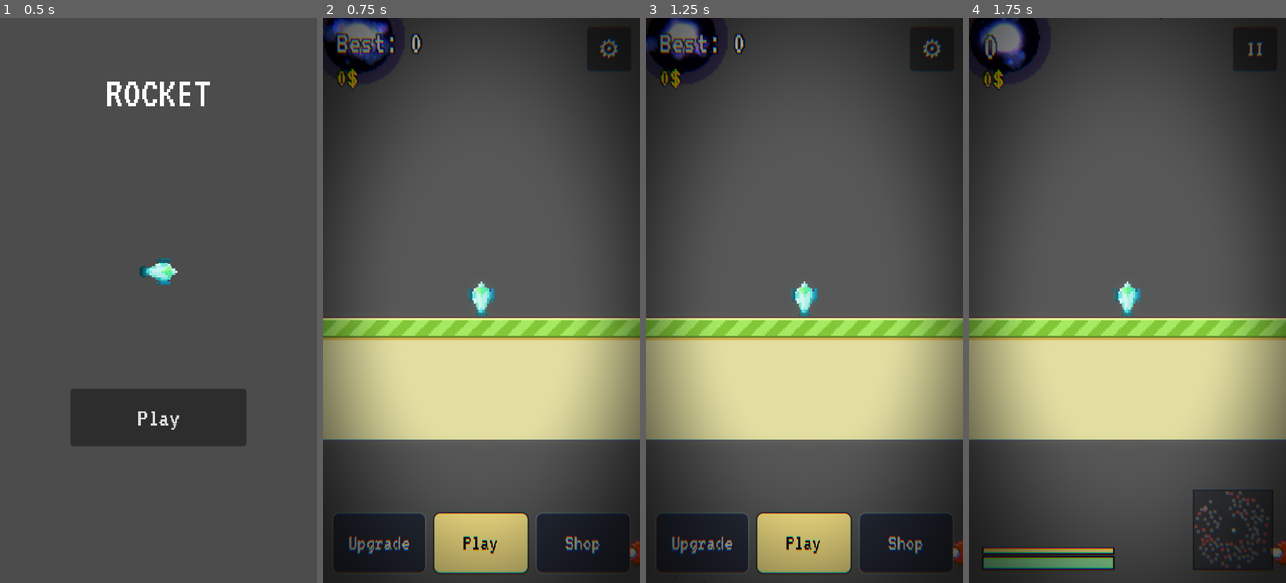
Above: before the commit, frames 1-4 (left to right).
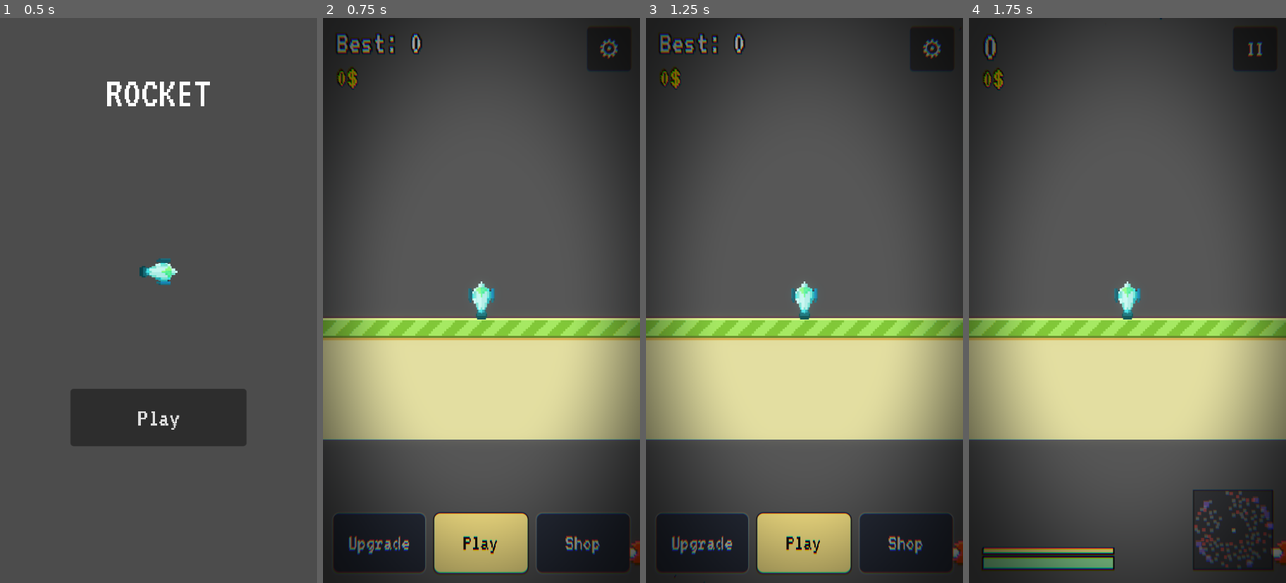
Above: after the commit, the same moments.

Repository: dunkbing/rocket2
Game: Godot game, scene res://main_menu.tscn
The game is run twice, just before and just after one commit, with the same random seed, the same clock (stepped at 60 frames per second) and the same inputs.
Inputs:
- Up to frame 1 (0.5 s): no input
- Up to frame 2 (0.75 s): click "Play" at 0.5 s
- Up to frame 3 (1.25 s): no input
- Up to frame 4 (1.75 s): click "Play" at 1.25 s

Frame 1 is identical in both runs. In frame 2, 1.5% of the frame differs, in the area x 0-52%, y 0-54%; in frame 3, 1.5%; in frame 4, 1.9%, in the area x 0-97%, y 0-98%.

Commit message:
add blackhole collision.

Diff:
--- a/asteroid_spawner.gd
+++ b/asteroid_spawner.gd
@@ -26,6 +26,17 @@
 ]
 ## Extra off-screen distance required before an asteroid can appear/reposition.
 var offscreen_margin: float = 32.0
+
+## Footprint radius for a black hole: nothing else may spawn inside this, so
+## asteroids never appear already caught in the pull field (~pull area radius).
+const _BLACKHOLE_RADIUS: float = 150.0
+## Extra gap (px) kept between a black hole's edge and anything else.
+const _BLACKHOLE_CLEARANCE: float = 40.0
+## Minimum center-to-center distance between any two black holes — keeps them
+## spread across the field instead of clumping.
+const _BLACKHOLE_MIN_SEPARATION: float = 360.0
+## Black holes are pickier to place, so give them more attempts than asteroids.
+const _BLACKHOLE_PLACE_TRIES: int = 40
 
 @onready var _pools: Array[ObjectPool] = [
     $AsteroidPool,
@@ -123,8 +134,9 @@
     var origin: Vector2 = rocket.global_position if rocket else global_position
     var radius: float = _field_object_radius(skip)
     var clearance: float = radius + offscreen_margin
+    var tries: int = _BLACKHOLE_PLACE_TRIES if _is_blackhole(skip) else place_tries
     var best_offscreen: Vector2 = origin
-    for _attempt in place_tries:
+    for _attempt in tries:
         var angle: float = randf() * TAU
         var distance: float = randf_range(spawn_min_radius, spawn_max_radius)
         var candidate_position: Vector2 = origin + Vector2(distance, 0.0).rotated(angle)
@@ -133,9 +145,12 @@
         best_offscreen = candidate_position
         if not _overlaps(candidate_position, skip, radius):
             return candidate_position
-    if best_offscreen != origin:
-        return best_offscreen
-    return _offscreen_fallback(origin, skip, radius, clearance)
+    # No clear ring spot — search outward for one that's both off-screen and
+    # non-overlapping; only settle for an overlapping spot if even that fails.
+    var pushed: Vector2 = _offscreen_fallback(origin, skip, radius, clearance)
+    if not _overlaps(pushed, skip, radius):
+        return pushed
+    return best_offscreen if best_offscreen != origin else pushed
 
 
 ## Find a guaranteed off-screen point when the configured ring is too small
@@ -146,16 +161,26 @@
     radius: float,
     clearance: float
 ) -> Vector2:
+    var tries: int = _BLACKHOLE_PLACE_TRIES if _is_blackhole(skip) else place_tries
     var best: Vector2 = origin
-    for _attempt in place_tries:
+    for _attempt in tries:
         var direction: Vector2 = Vector2.RIGHT.rotated(randf() * TAU)
         var distance: float = maxf(spawn_max_radius, spawn_min_radius)
         var candidate_position: Vector2 = origin + direction * distance
-        while _is_on_screen(candidate_position, clearance):
+        # Push outward until the spot is off-screen AND clear of everything.
+        var guard: int = 0
+        while (
+            _is_on_screen(candidate_position, clearance)
+            or _overlaps(candidate_position, skip, radius)
+        ) and guard < 24:
             distance += 64.0
             candidate_position = origin + direction * distance
+            guard += 1
         best = candidate_position
-        if not _overlaps(candidate_position, skip, radius):
+        if (
+            not _is_on_screen(candidate_position, clearance)
+            and not _overlaps(candidate_position, skip, radius)
+        ):
             return candidate_position
     return best
 
@@ -170,7 +195,13 @@
     return active != false
 
 
+func _is_blackhole(field_object: Node2D) -> bool:
+    return field_object.is_in_group("blackholes")
+
+
 func _field_object_radius(field_object: Node2D) -> float:
+    if _is_blackhole(field_object):
+        return _BLACKHOLE_RADIUS * field_object.scale.x
     var glow_radius: Variant = field_object.get("glow_radius")
     if glow_radius is float or glow_radius is int:
         return float(glow_radius) * field_object.scale.x
@@ -178,10 +209,19 @@
 
 
 func _overlaps(pos: Vector2, skip: Node2D, radius: float) -> bool:
+    var placing_blackhole: bool = _is_blackhole(skip)
     for asteroid in _active:
         if asteroid == skip or not _field_object_active(asteroid):
             continue
         var other_radius: float = _field_object_radius(asteroid)
-        if pos.distance_to(asteroid.global_position) < radius + other_radius + 8.0:
+        var min_distance: float = radius + other_radius + 8.0
+        var other_blackhole: bool = _is_blackhole(asteroid)
+        # Keep extra breathing room around any black hole's pull field...
+        if placing_blackhole or other_blackhole:
+            min_distance = radius + other_radius + _BLACKHOLE_CLEARANCE
+        # ...and force two black holes far apart, not merely non-touching.
+        if placing_blackhole and other_blackhole:
+            min_distance = maxf(min_distance, _BLACKHOLE_MIN_SEPARATION)
+        if pos.distance_to(asteroid.global_position) < min_distance:
             return true
     return false
--- a/black_hole.gd
+++ b/black_hole.gd
@@ -9,11 +9,11 @@
 
 @export_group("Pull")
 ## Pull force applied to the rocket at the edge of the gravity area.
-@export var pull_strength: float = 220.0
+@export var pull_strength: float = 1000.0
 ## Extra pull added near the core.
 @export var pull_core_boost: float = 520.0
 ## Distance from the center where the pull reaches full strength.
-@export var pull_core_radius: float = 24.0
+@export var pull_core_radius: float = 80.0
 
 @export_group("Lightning")
 ## Minimum seconds between lightning flashes.
@@ -38,7 +38,8 @@
 @onready var _inner_particles: GPUParticles2D = $InnerParticles
 @onready var _lightning: Line2D = $Lightning
 @onready var _lightning_timer: Timer = $LightningTimer
-@onready var _pull_area: Area2D = $Area2D
+@onready var _pull_area: Area2D = $PullArea
+@onready var _explode_area: Area2D = $ExplodeArea
 
 
 func _ready() -> void:
@@ -47,6 +48,7 @@
     _lightning.visible = false
     _pull_area.body_entered.connect(_on_pull_area_body_entered)
     _pull_area.body_exited.connect(_on_pull_area_body_exited)
+    _explode_area.body_entered.connect(_on_explode_area_body_entered)
     _lightning_timer.timeout.connect(_flash_lightning)
     _restart_lightning_timer()
 
@@ -110,3 +112,9 @@
 func _on_pull_area_body_exited(body: Node2D) -> void:
     if body is RigidBody2D:
         _pulled_bodies.erase(body)
+
+
+## The rocket reached the deadly core — destroy it.
+func _on_explode_area_body_entered(body: Node2D) -> void:
+    if body.has_method("kill"):
+        body.kill()
--- a/black_hole.tscn
+++ b/black_hole.tscn
@@ -12,6 +12,8 @@
 
 [sub_resource type="GradientTexture2D" id="GradientTexture2D_core"]
 gradient = SubResource("Gradient_core")
+width = 96
+height = 96
 fill = 1
 fill_from = Vector2(0.5, 0.5)
 fill_to = Vector2(0.5, 0)
@@ -47,7 +49,7 @@
 [sub_resource type="ParticleProcessMaterial" id="ParticleProcessMaterial_3mjym"]
 particle_flag_disable_z = true
 emission_shape = 1
-emission_sphere_radius = 48.0
+emission_sphere_radius = 64.0
 spread = 180.0
 initial_velocity_min = 8.0
 initial_velocity_max = 34.0
@@ -66,7 +68,7 @@
 [sub_resource type="ParticleProcessMaterial" id="ParticleProcessMaterial_sjfy6"]
 particle_flag_disable_z = true
 emission_shape = 1
-emission_sphere_radius = 20.0
+emission_sphere_radius = 30.0
 spread = 180.0
 initial_velocity_min = 12.0
 initial_velocity_max = 70.0
@@ -85,7 +87,11 @@
 [sub_resource type="CircleShape2D" id="CircleShape2D_2ueok"]
 radius = 180.0
 
-[node name="BlackHole" type="Node2D" unique_id=1615172418]
+[sub_resource type="CircleShape2D" id="CircleShape2D_duwuw"]
+radius = 25.0
+
+[node name="BlackHole" type="Node2D" unique_id=1615172418 groups=["blackholes"]]
+z_index = 1
 material = SubResource("CanvasItemMaterial_add")
 script = ExtResource("1_sjfy6")
 
@@ -124,8 +130,14 @@
 [node name="LightningTimer" type="Timer" parent="." unique_id=2007540205]
 one_shot = true
 
-[node name="Area2D" type="Area2D" parent="." unique_id=1046599683]
+[node name="PullArea" type="Area2D" parent="." unique_id=1046599683]
 collision_layer = 4
 
-[node name="CollisionShape2D" type="CollisionShape2D" parent="Area2D" unique_id=1319067467]
+[node name="CollisionShape2D" type="CollisionShape2D" parent="PullArea" unique_id=1319067467]
 shape = SubResource("CircleShape2D_2ueok")
+
+[node name="ExplodeArea" type="Area2D" parent="." unique_id=709539254]
+collision_layer = 8
+
+[node name="CollisionShape2D" type="CollisionShape2D" parent="ExplodeArea" unique_id=1464664508]
+shape = SubResource("CircleShape2D_duwuw")
--- a/game_state.gd
+++ b/game_state.gd
@@ -19,12 +19,41 @@
 ## it can be raised by upgrades later; the asteroid spawner reads it on each hit.
 @export_range(0.0, 1.0, 0.05) var asteroid_split_chance: float = 0.25
 
+## Audio settings (persisted). Mirrored onto the SFX / Music buses.
+var sound_enabled: bool = true
+var music_enabled: bool = true
+
 
 func _ready() -> void:
     add_to_group("game_state")
     _load()
+    _apply_audio()  # mute/unmute the buses to match the loaded settings
     # Defer so the HUD has joined the "hud" group before we push to it.
     _push.call_deferred()
+
+
+## Persist + apply the sound-effects toggle (called by the HUD checkbox).
+func set_sound_enabled(on: bool) -> void:
+    sound_enabled = on
+    _apply_audio()
+    _save()
+
+
+## Persist + apply the music toggle (called by the HUD checkbox).
+func set_music_enabled(on: bool) -> void:
+    music_enabled = on
+    _apply_audio()
+    _save()
+
+
+## Mirror the current settings onto the audio buses.
+func _apply_audio() -> void:
+    var sfx: int = AudioServer.get_bus_index("SFX")
+    var music: int = AudioServer.get_bus_index("Music")
+    if sfx != -1:
+        AudioServer.set_bus_mute(sfx, not sound_enabled)
+    if music != -1:
+        AudioServer.set_bus_mute(music, not music_enabled)
 
 
 ## Add an asteroid's reward when it's destroyed (called via the group).
@@ -44,20 +73,25 @@
     get_tree().call_group("hud", "set_coin", coin)
     get_tree().call_group("hud", "set_high_score", high_score)
     get_tree().call_group("hud", "set_total_coin", total_coin)
+    get_tree().call_group("hud", "set_audio_settings", sound_enabled, music_enabled)
 
 
-## Read the persisted high score / total coins from disk.
+## Read the persisted high score / total coins / audio settings from disk.
 func _load() -> void:
     var cfg := ConfigFile.new()
     if cfg.load(SAVE_PATH) != OK:
         return  # no save yet — keep the defaults
     high_score = int(cfg.get_value("stats", "high_score", 0))
     total_coin = int(cfg.get_value("stats", "total_coin", 0))
+    sound_enabled = bool(cfg.get_value("audio", "sound", true))
+    music_enabled = bool(cfg.get_value("audio", "music", true))
 
 
-## Write the persisted stats back to disk.
+## Write the persisted stats + audio settings back to disk.
 func _save() -> void:
     var cfg := ConfigFile.new()
     cfg.set_value("stats", "high_score", high_score)
     cfg.set_value("stats", "total_coin", total_coin)
+    cfg.set_value("audio", "sound", sound_enabled)
+    cfg.set_value("audio", "music", music_enabled)
     cfg.save(SAVE_PATH)
--- a/hud.gd
+++ b/hud.gd
@@ -57,10 +57,8 @@
     ChargeBar.value = 1.0
     FuelBar.value = 1.0
     _select_bottom_tab("play")
-    # Sync the checkboxes to the current bus state BEFORE wiring `toggled`, so
-    # the initial assignment doesn't re-trigger the handlers.
-    SoundCheck.button_pressed = not AudioServer.is_bus_mute(AudioServer.get_bus_index("SFX"))
-    MusicCheck.button_pressed = not AudioServer.is_bus_mute(AudioServer.get_bus_index("Music"))
+    # GameState owns the audio settings; it pushes them via set_audio_settings()
+    # once loaded, so we just wire the toggle handlers here.
     SoundCheck.toggled.connect(_on_sound_toggled)
     MusicCheck.toggled.connect(_on_music_toggled)
     GameUI.hide()  # menu is up at first; the in-game HUD stays hidden until Play
@@ -153,12 +151,17 @@
 func _close_settings() -> void:
     SettingsPanel.hide()
 
-## Checkbox on = bus audible, off = bus muted.
+## Reflect the persisted audio settings into the checkboxes (no re-trigger).
+func set_audio_settings(sound_on: bool, music_on: bool) -> void:
+    SoundCheck.set_pressed_no_signal(sound_on)
+    MusicCheck.set_pressed_no_signal(music_on)
+
+## Checkbox on = audible, off = muted. GameState applies + persists it.
 func _on_sound_toggled(pressed: bool) -> void:
-    AudioServer.set_bus_mute(AudioServer.get_bus_index("SFX"), not pressed)
+    get_tree().call_group("game_state", "set_sound_enabled", pressed)
 
 func _on_music_toggled(pressed: bool) -> void:
-    AudioServer.set_bus_mute(AudioServer.get_bus_index("Music"), not pressed)
+    get_tree().call_group("game_state", "set_music_enabled", pressed)
 
 func _select_upgrade_tab() -> void:
     _select_bottom_tab("upgrade")
--- a/minimap.gd
+++ b/minimap.gd
@@ -14,6 +14,7 @@
 @export var rocket_color: Color = Color(1, 1, 1)
 @export var asteroid_color: Color = Color(0.6, 0.62, 0.66)
 @export var hazard_color: Color = Color(1, 0.35, 0.35)
+@export var blackhole_color: Color = Color(0.65, 0.45, 1)
 
 ## The rocket, found via the "player" group (added in rocket.gd's _ready).
 var _rocket: Node2D = null
@@ -42,6 +43,13 @@
         _rocket = get_tree().get_first_node_in_group("player")
 
     if _rocket:
+        # Black holes first, with a bigger blip so they read as bigger threats.
+        for bh in get_tree().get_nodes_in_group("blackholes"):
+            var rel_bh: Vector2 = (bh.global_position - _rocket.global_position) * scale_factor
+            if rel_bh.length() > radius:
+                rel_bh = rel_bh.normalized() * radius
+            _draw_blip(center + rel_bh, blackhole_color, blip_size + 2.0)
+
         for a in get_tree().get_nodes_in_group("asteroids"):
             # Skip pooled asteroids that are currently parked/hidden.
             if not a.active:
@@ -57,6 +65,6 @@
     _draw_blip(center, rocket_color)
 
 
-func _draw_blip(pos: Vector2, color: Color) -> void:
-    var top_left: Vector2 = (pos - Vector2(blip_size, blip_size) * 0.5).round()
-    draw_rect(Rect2(top_left, Vector2(blip_size, blip_size)), color)
+func _draw_blip(pos: Vector2, color: Color, blip: float = blip_size) -> void:
+    var top_left: Vector2 = (pos - Vector2(blip, blip) * 0.5).round()
+    draw_rect(Rect2(top_left, Vector2(blip, blip)), color)
--- a/project.godot
+++ b/project.godot
@@ -46,6 +46,7 @@
 2d_physics/layer_1="rocket"
 2d_physics/layer_2="asteroid"
 2d_physics/layer_3="blackhole"
+2d_physics/layer_4="blackhole_inner"
 
 [physics]
 
--- a/rocket.gd
+++ b/rocket.gd
@@ -2,9 +2,9 @@
 
 ## How hard the rocket launches. The drag distance (in pixels) is multiplied
 ## by this to get the launch speed.
-@export var power: float = 8.0
+@export var power: float = 6.0
 ## Cap on launch speed so a huge drag doesn't fling it off-screen.
-@export var max_launch_speed: float = 750.0
+@export var max_launch_speed: float = 600.0
 ## How many dots to draw in the trajectory preview (keep it small = short line).
 @export var trajectory_points: int = 8
 ## Seconds between each simulated trajectory dot.
@@ -269,6 +269,11 @@
     $Charge/Puff.restart()
 
 
+## Destroy the rocket from an outside hazard (e.g. a black hole core).
+func kill() -> void:
+    _die()
+
+
 ## Aim timed out while still dragging — blow the rocket up and end the run.
 func _die() -> void:
     if _dead:
--- a/rocket.tscn
+++ b/rocket.tscn
@@ -120,12 +120,12 @@
 color_ramp = SubResource("GradientTexture1D_7htxx")
 
 [node name="Rocket" type="RigidBody2D" unique_id=183115029]
+z_index = 10
 collision_mask = 6
-gravity_scale = 0.5
+gravity_scale = 0.4
 continuous_cd = 1
 script = ExtResource("2_rkt")
 power = 4.0
-max_launch_speed = 600.0
 death_explosion_scene = ExtResource("2_r2l15")
 punch_through_speed = 600.0
 
